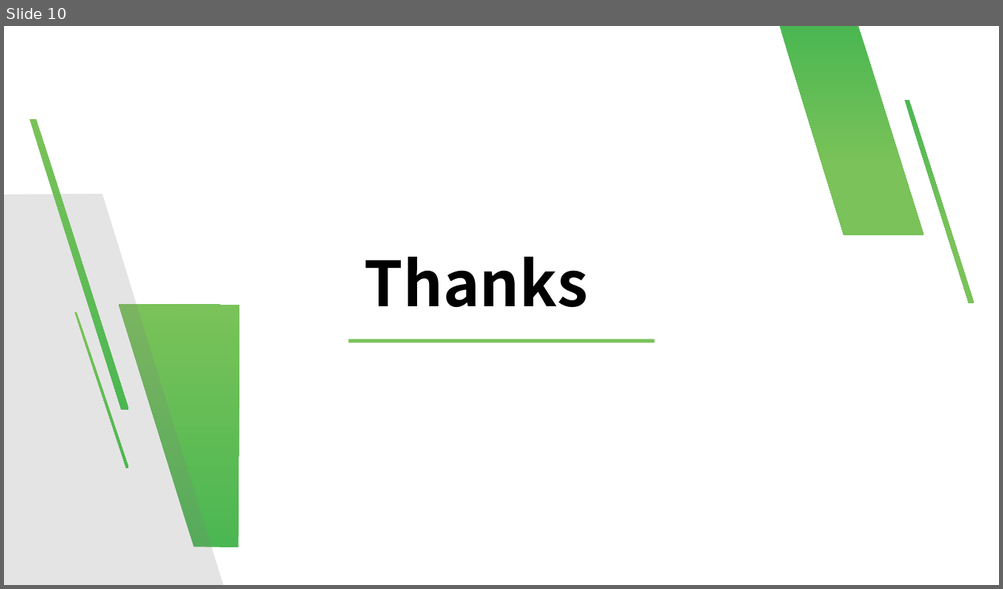
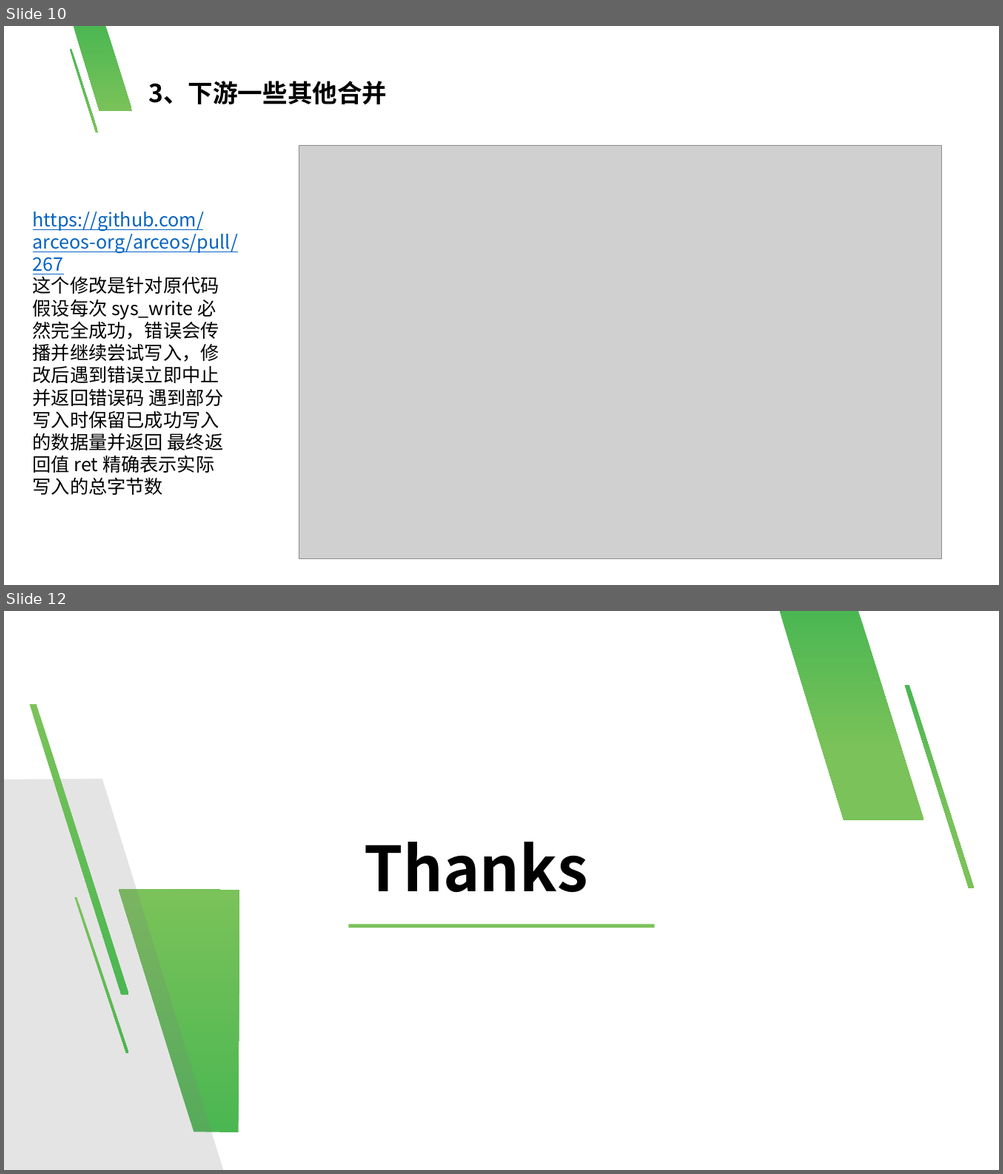
Before and after one commit to numpy1314/arceos-stage4-blog, a slide deck: 谢祖钧阶段四总结(1).pptx. Shown one above the other, each under a label of ours: slide 10 before the commit, slides 10 and 12 after it; the slides between them are not shown. The pictures are 1003x589 and 1003x1174 pixels, drawn with LibreOffice and Linux fonts; fonts in the diff are those of the drawing; grey boxes stand for pictures; background and template pictures are left out. Boxes give left, top, right and bottom in pixels: in the first picture for what was removed or moved away, otherwise in the second. Text is boxed around its words. In the diff, an @@ line names an element or a change of style, - is before the commit and + after.

```diff
--- a/谢祖钧阶段四总结(1).pptx
+++ b/谢祖钧阶段四总结(1).pptx
@@ slide 10 added at (4,26,999,585), background #FFFFFF @@
@@ freeform shape added at (74,26,132,111), fill gradient #4BB752 to #7AC259 @@
@@ freeform shape added at (70,49,98,133), fill gradient #4BB752 to #7AC259 @@
@@ text added at (148,81,387,104), 24 pt, text #000000, bold @@
+3、下游一些其他合并
@@ picture added at (299,145,941,560) @@
@@ text added at (33,212,238,275), 18 pt, text #0563C1, underline @@
+https://github.com/arceos-org/arceos/pull/267
@@ text added at (33,274,224,495), 18 pt, text #000000 @@
+这个修改是针对原代码假设每次 sys_write 必然完全成功，错误会传播并继续尝试写入，修改后遇到错误立即中止并返回错误码 遇到部分写入时保留已成功写入的数据量并返回 最终返回值 ret 精确表示实际写入的总字节数
@@ what was slide 10 is now slide 12 @@
```
Also in this commit, not shown: 4 slides changed, 1 other slide added.
